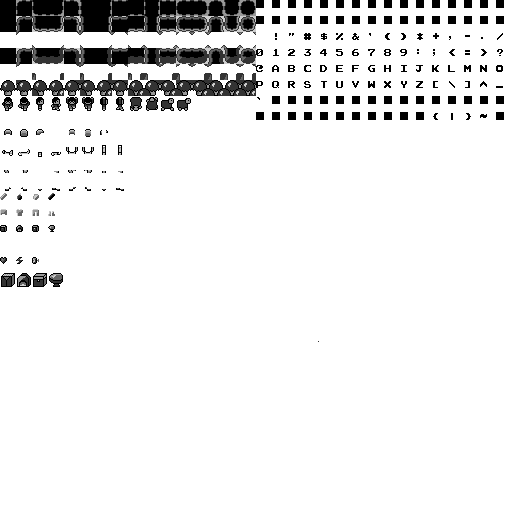
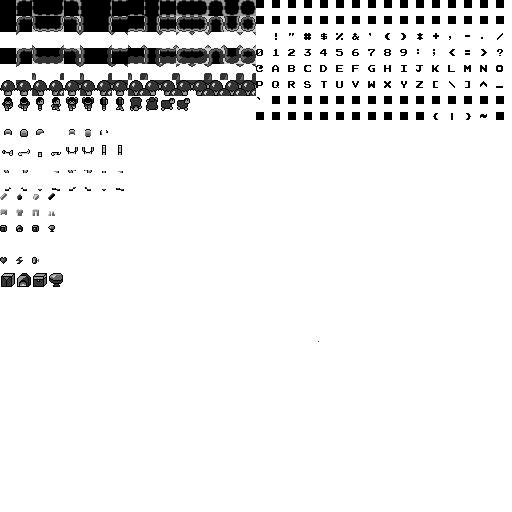
Before/after of a 512 × 512 layered artwork. What changed in the layer stack:
painted on "spritesheet.png" over box(134, 98, 191, 111)
